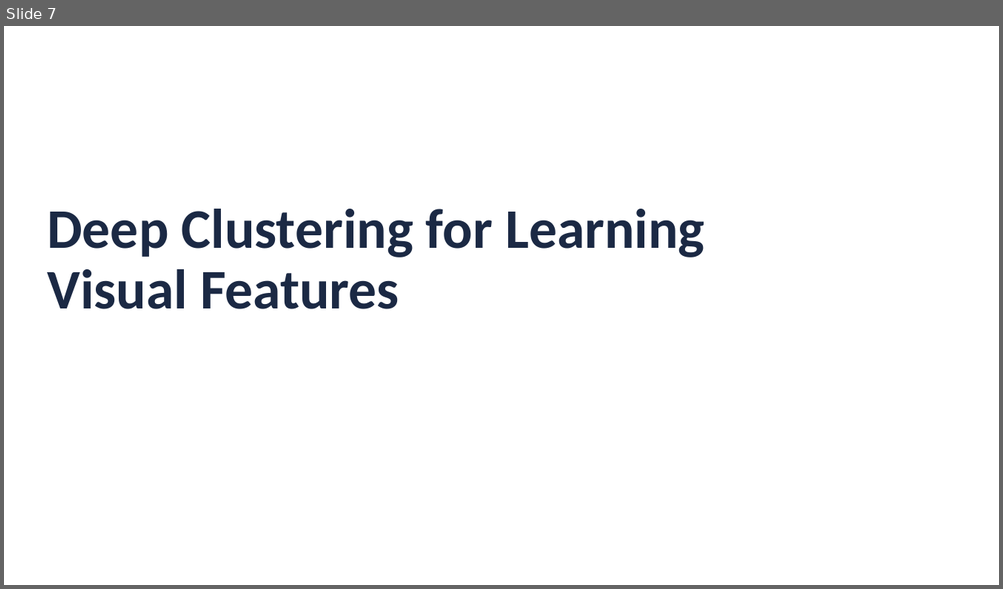
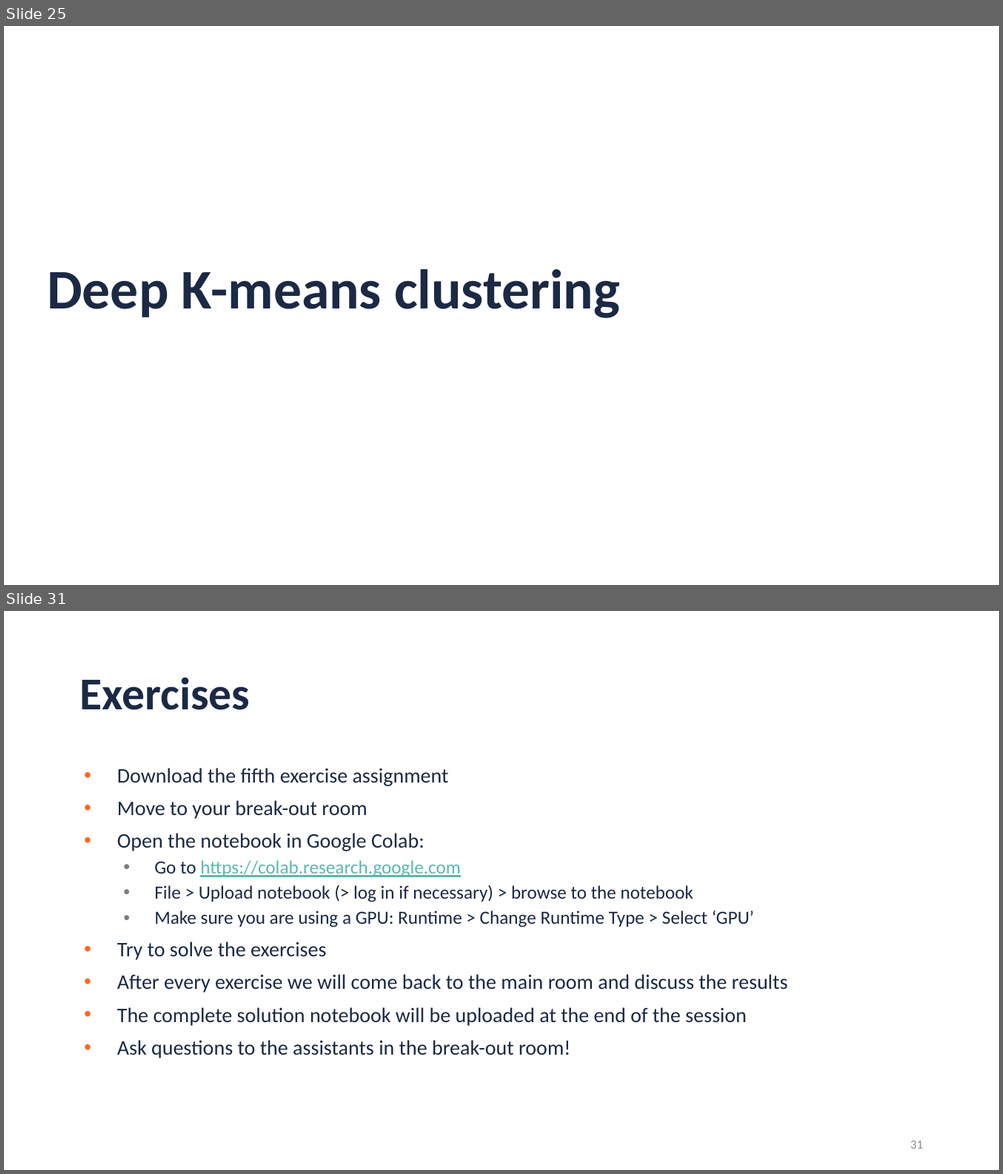
Before and after one commit to JorisRoels/deep-learning-biology, a slide deck: slides/2020-dlb-5-unsupervised-neural-networks.pptx. Shown one above the other, each under a label of ours: slide 7 before the commit, slides 25 and 31 after it; the slides between them are not shown. The pictures are 1003x589 and 1003x1174 pixels, drawn with LibreOffice and Linux fonts; fonts in the diff are those of the drawing; background and template pictures are left out. Boxes give left, top, right and bottom in pixels: in the first picture for what was removed or moved away, otherwise in the second. Text is boxed around its words. In the diff, an @@ line names an element or a change of style, - is before the commit and + after.

```diff
--- a/slides/2020-dlb-5-unsupervised-neural-networks.pptx
+++ b/slides/2020-dlb-5-unsupervised-neural-networks.pptx
@@ slide 31 added at bbox=[4, 611, 999, 1170], background #FFFFFF @@
@@ title added at bbox=[79, 677, 250, 710], 44 pt, text #1B2944, bold @@
+Exercises
@@ text added at bbox=[117, 768, 788, 1059], 20 pt, text #1B2944 @@
+• Download the fifth exercise assignment
+• Move to your break-out room
+• Open the notebook in Google Colab:
+  • Go to https://colab.research.google.com
+  • File > Upload notebook (> log in if necessary) > browse to the notebook
+  • Make sure you are using a GPU: Runtime > Change Runtime Type > Select ‘GPU’
+• Try to solve the exercises
+• After every exercise we will come back to the main room and discuss the results
+• The complete solution notebook will be uploaded at the end of the session
+• Ask questions to the assistants in the break-out room!
@@ page number added at bbox=[910, 1141, 922, 1149], 12 pt, text #898B91 @@
+31
@@ what was slide 7 is now slide 25 @@
@@ slide 25 changed as well @@
@@ title at bbox=[47, 269, 620, 318]: text changed @@
-Deep Clustering for Learning Visual Features
+Deep K-means clustering
```
Also in this commit, not shown: 1 other slide changed, 24 other slides added, 1 slide removed, 1 other file.
